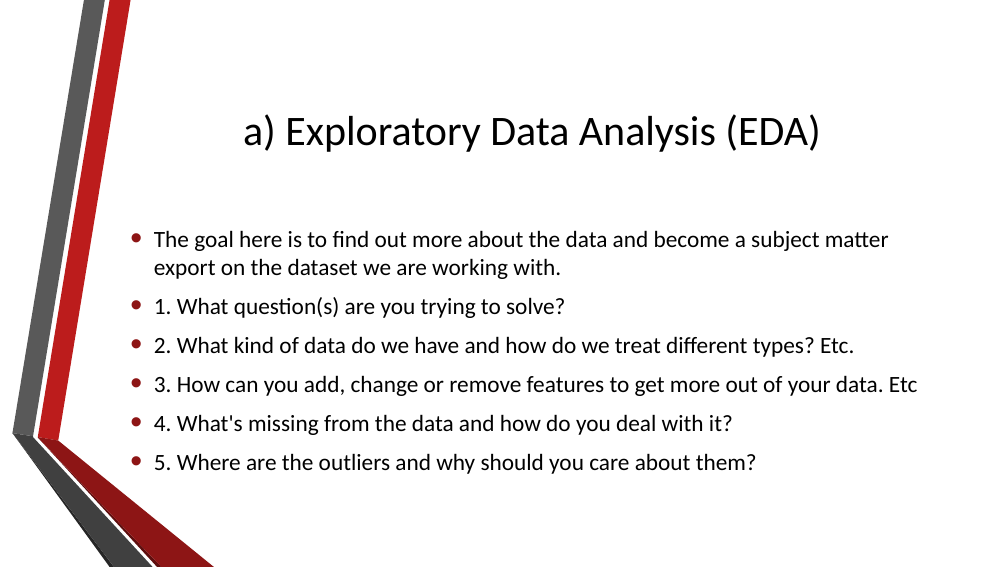
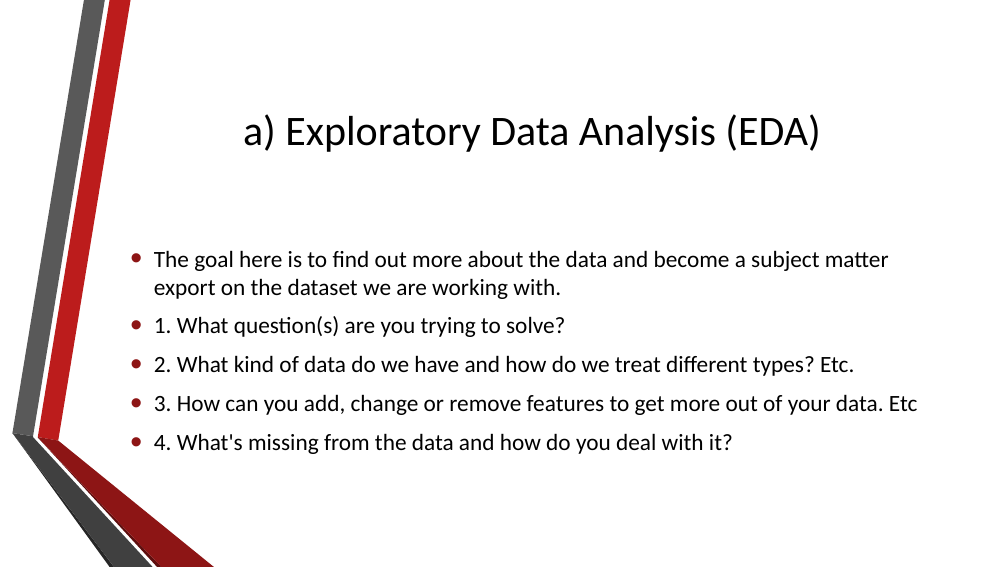
Before and after one commit to shubhamg199630/heart_disease_detection, a slide deck: slide 10 of Presentation.pptx. Drawn at 1008x567 pixels with LibreOffice and Linux fonts; fonts in the diff are those of the drawing; background and template pictures are left out. Boxes give left, top, right and bottom in pixels: in the first picture for what was removed or moved away, otherwise in the second. Text is boxed around its words. In the diff, an @@ line names an element or a change of style, - is before the commit and + after.

Commit message:
ppt change
ch

```diff
--- a/Presentation.pptx
+++ b/Presentation.pptx
@@ text at box(154, 453, 757, 474): paragraph removed @@
-• 5. Where are the outliers and why should you care about them?
```
Also in this commit, not shown: 6 other slides changed, 4 slides removed, 1 other file.
